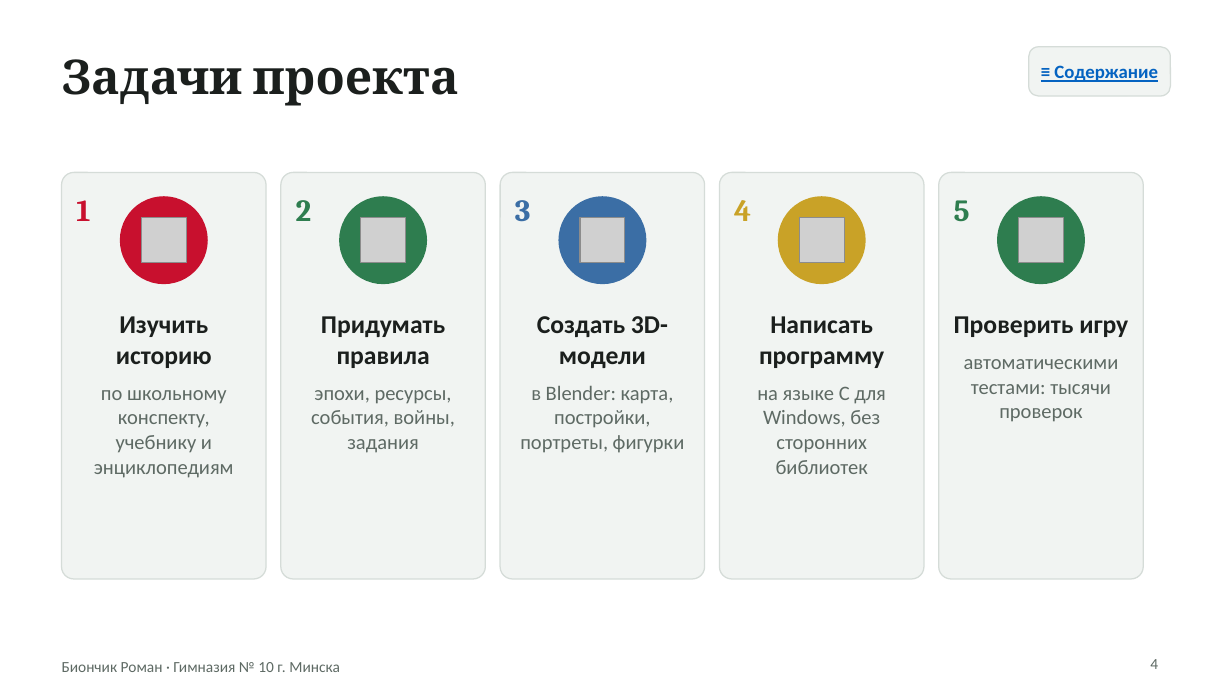
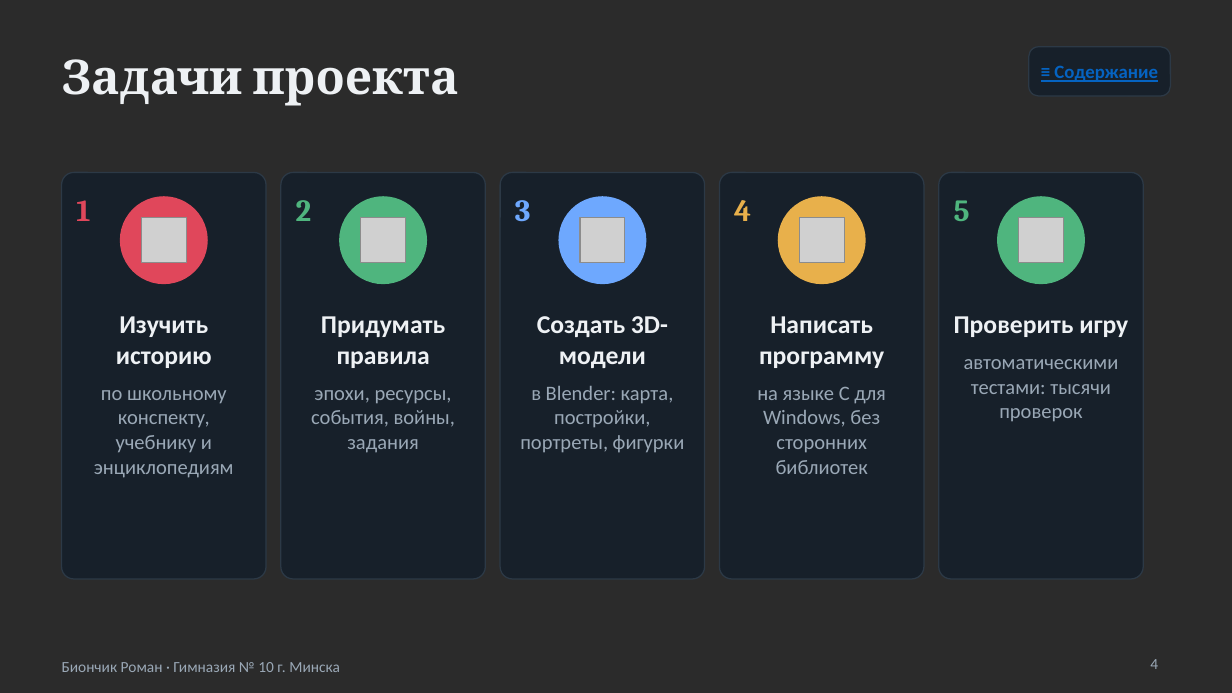
Before and after one commit to rteaminfo1-source/xy-, a slide deck: slide 4 of belarus-game/docs/Презентация - Судьба Республики Беларусь.pptx. Drawn at 1232x693 pixels with LibreOffice and Linux fonts; fonts in the diff are those of the drawing; grey boxes stand for pictures; background and template pictures are left out; a plain dark background stands for a picture behind light text. Boxes give left, top, right and bottom in pixels: in the first picture for what was removed or moved away, otherwise in the second. Text is boxed around its words. In the diff, an @@ line names an element or a change of style, - is before the commit and + after.

```diff
--- a/belarus-game/docs/Презентация - Судьба Республики Беларусь.pptx
+++ b/belarus-game/docs/Презентация - Судьба Республики Беларусь.pptx
@@ background #FFFFFF to picture (left out) @@
@@ title "Задачи проекта" at [62, 59, 459, 106]: text colour #1B1F1D to #EEF1F4 @@
@@ fill #F1F4F2 to #17202A; outline #D5DCD8 0.75 pt to #2C3946 0.75 pt in 6 elements at [1029, 47, 1170, 96], [62, 172, 266, 579], [281, 172, 485, 579], [500, 172, 705, 579], [719, 172, 924, 579], [939, 172, 1143, 579] @@
@@ text "1" at [76, 200, 90, 221]: text colour #C8102E to #E0475B @@
@@ ellipse at [121, 197, 207, 283]: fill #C8102E to #E0475B; outline #C8102E 1 pt to #E0475B 1 pt @@
@@ text "2" at [296, 200, 312, 221]: text colour #2E7D4F to #4FB57E @@
@@ ellipse at [340, 197, 426, 283]: fill #2E7D4F to #4FB57E; outline #2E7D4F 1 pt to #4FB57E 1 pt @@
@@ text "3" at [515, 200, 531, 222]: text colour #3B6EA5 to #6EA8FE @@
@@ ellipse at [559, 197, 646, 283]: fill #3B6EA5 to #6EA8FE; outline #3B6EA5 1 pt to #6EA8FE 1 pt @@
@@ text "4" at [734, 200, 751, 221]: text colour #C9A227 to #E8B04B @@
@@ ellipse at [779, 197, 865, 283]: fill #C9A227 to #E8B04B; outline #C9A227 1 pt to #E8B04B 1 pt @@
@@ text "5" at [954, 200, 970, 221]: text colour #2E7D4F to #4FB57E @@
@@ ellipse at [998, 197, 1084, 283]: fill #2E7D4F to #4FB57E; outline #2E7D4F 1 pt to #4FB57E 1 pt @@
@@ text "Изучить историю" at [94, 316, 234, 478]: text colour #1B1F1D to #EEF1F4 in "Изучить историю"; text colour #5E6A64 to #9AA8B6 in "по школьному конспекту, учебнику и энциклопедиям" @@
@@ text "Придумать правила" at [311, 316, 455, 453]: text colour #1B1F1D to #EEF1F4 in "Придумать правила"; text colour #5E6A64 to #9AA8B6 in "эпохи, ресурсы, события, войны, задания" @@
@@ text "Создать 3D-модели" at [520, 316, 685, 453]: text colour #1B1F1D to #EEF1F4 in "Создать 3D-модели"; text colour #5E6A64 to #9AA8B6 in "в Blender: карта, постройки, портреты, фигурки" @@
@@ text "Написать программу" at [757, 316, 886, 474]: text colour #1B1F1D to #EEF1F4 in "Написать программу"; text colour #5E6A64 to #9AA8B6 in "на языке C для Windows, без сторонних ..." @@
@@ text "Проверить игру" at [954, 316, 1128, 422]: text colour #1B1F1D to #EEF1F4 in "Проверить игру"; text colour #5E6A64 to #9AA8B6 in "автоматическими тестами: тысячи проверок" @@
@@ text "Биончик Роман · Гимназия № ..." at [62, 662, 340, 672]: text colour #5E6A64 to #9AA8B6 @@
@@ page number at [1150, 659, 1158, 669]: text colour #5E6A64 to #9AA8B6 @@
```
Also in this commit, not shown: 21 other slides changed, 2 other files.
